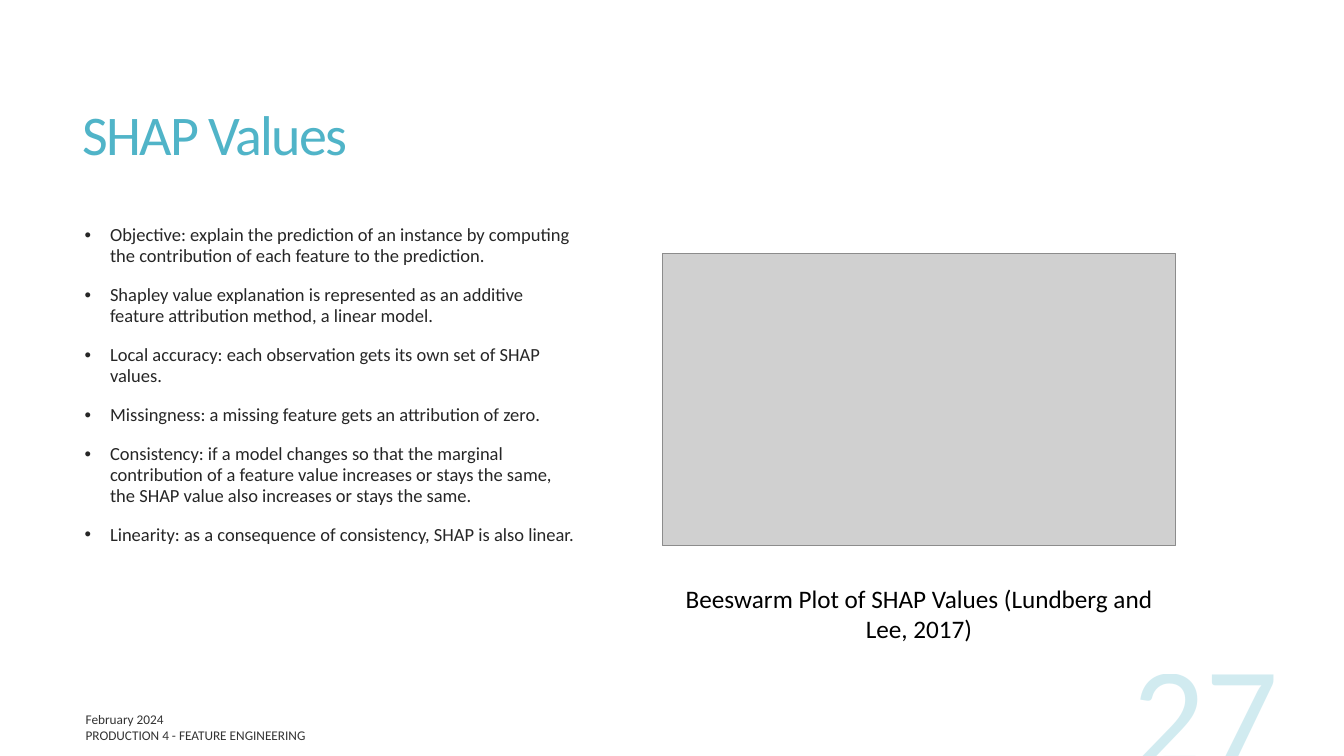
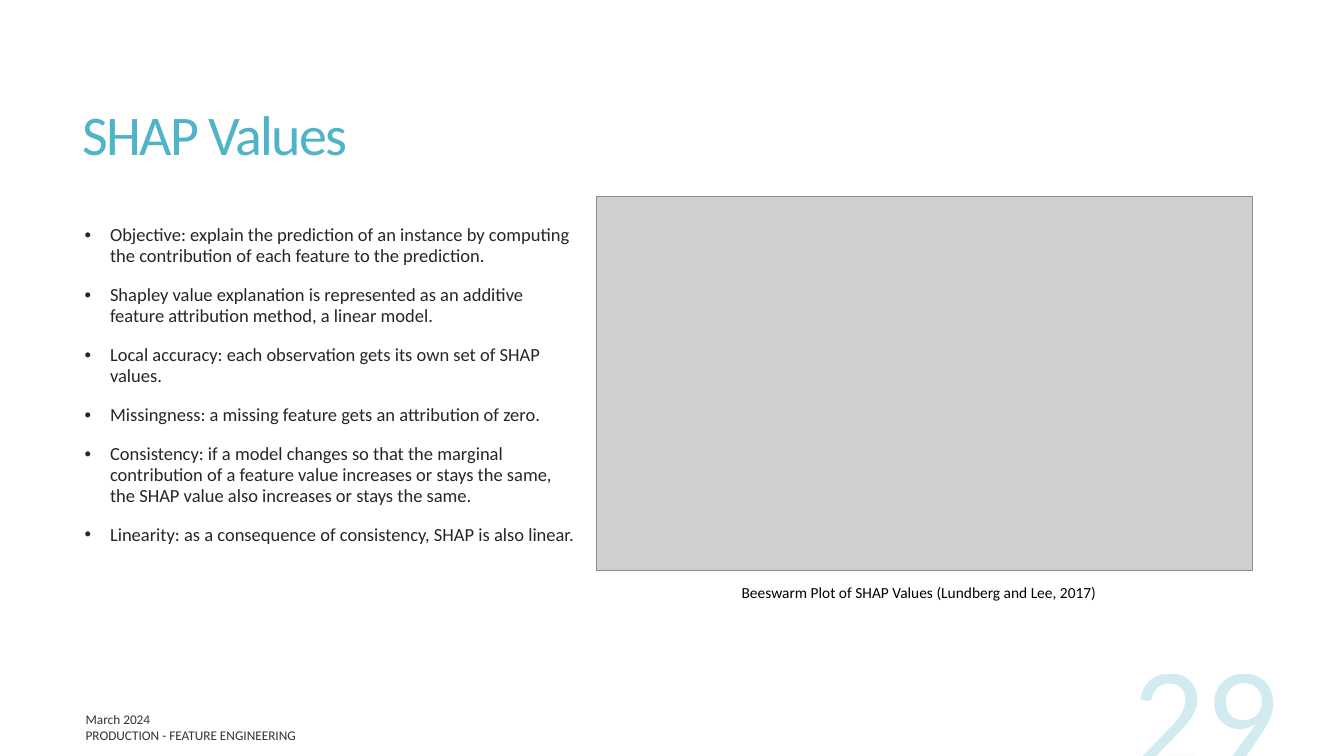
Before and after one commit to UofT-DSI/production, a slide deck: slide 29 of docs/part_4/production_4.pptx (slide 27 before the commit). Drawn at 1344x756 pixels with LibreOffice and Linux fonts; fonts in the diff are those of the drawing; grey boxes stand for pictures. Boxes give left, top, right and bottom in pixels: in the first picture for what was removed or moved away, otherwise in the second. Text is boxed around its words. In the diff, an @@ line names an element or a change of style, - is before the commit and + after.

```diff
--- a/docs/part_4/production_4.pptx
+++ b/docs/part_4/production_4.pptx
@@ picture: place and size @@
-picture at box(662, 253, 1177, 545)
+picture at box(596, 197, 1252, 571)
@@ text "Beeswarm Plot of SHAP Values ..." at box(742, 587, 1096, 601): size 18 to 11 pt @@
@@ page number at box(966, 648, 1289, 756): text changed @@
-27
+29
@@ text at box(86, 715, 150, 724): text changed @@
-February 2024
+March 2024
@@ text at box(86, 731, 296, 740): text changed @@
-PRODUCTION 4 - FEATURE ENGINEERING
+PRODUCTION - FEATURE ENGINEERING
```
Also in this commit, not shown: 26 other slides changed, 4 slides added, 2 other files.
